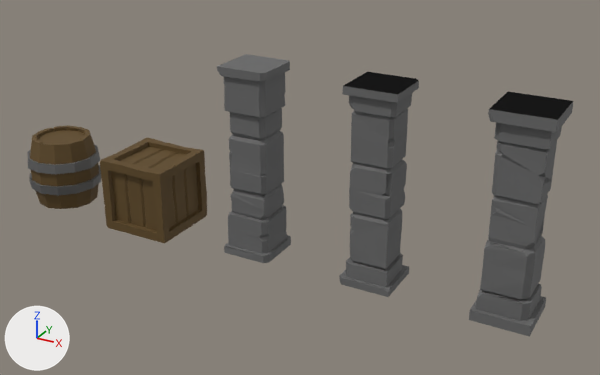
Renders of the Blender file ModularDungeon.blend from each side of a commit.
The view is the same before and after, from a 50 mm camera at (4.22, -9.96, 6.18) aimed at (-1.37, 0.21, 1.1). The axes (+X, +Y, +Z) are drawn at lower left. The lights are the same throughout. The picture after the commit comes second.

Objects in the first picture: 'Barrel', 'Crate', 'Pillar 1', 'Pillar 2', 'Pillar 3'.
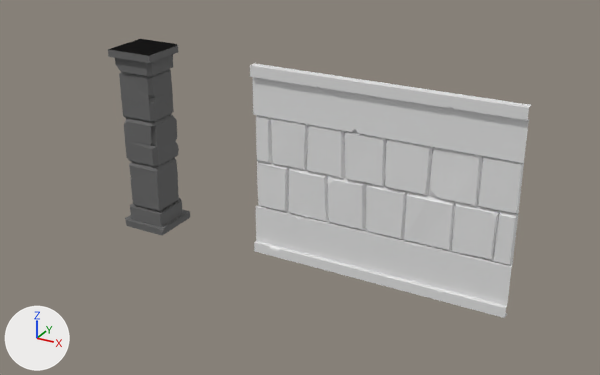
What the commit changed:
Mesh me_plane is new.
It has 209 vertices, 165 faces and spans x -2.0..2.0, y -2.0..1.0, z -0.01..0.13.
Object 'Barrel' (ob_barrel) is now hidden.
Object 'Crate' (ob_crate) is now hidden.
Object 'Pillar 1' (ob_pillar_1) is now hidden.
Object 'Pillar 2' (ob_pillar_2) moves from (0.0, 0.0, 1.5) to (-4.0, 0.0, 1.5).
Object 'Pillar 3' (ob_pillar_3) is now hidden.
Object 'Plane' (ob_plane) is new; it shows me_plane.
Its location is (0.0, 0.0, 2.0).
Its rotation in degrees is (90, 0, 0).

Pixel boxes [x1, y1, x2, y2] of what changed, in the pictures (600 x 375 px):
'Plane', added
    after: [250, 63, 531, 318]
'Pillar 2', moved
    before: [339, 72, 419, 297]
    after: [108, 39, 190, 235]
'Pillar 3', hidden
    before: [469, 91, 573, 337]
'Pillar 1', hidden
    before: [217, 54, 291, 263]
'Crate', hidden (brown)
    before: [100, 138, 207, 243]
'Barrel', hidden
    before: [27, 125, 101, 209]
